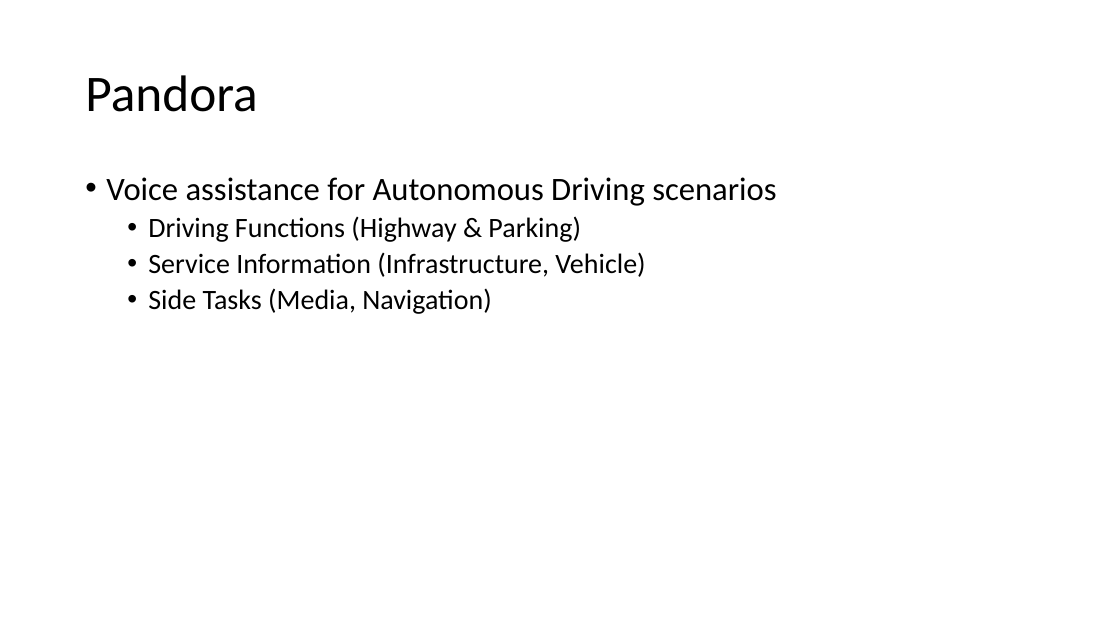
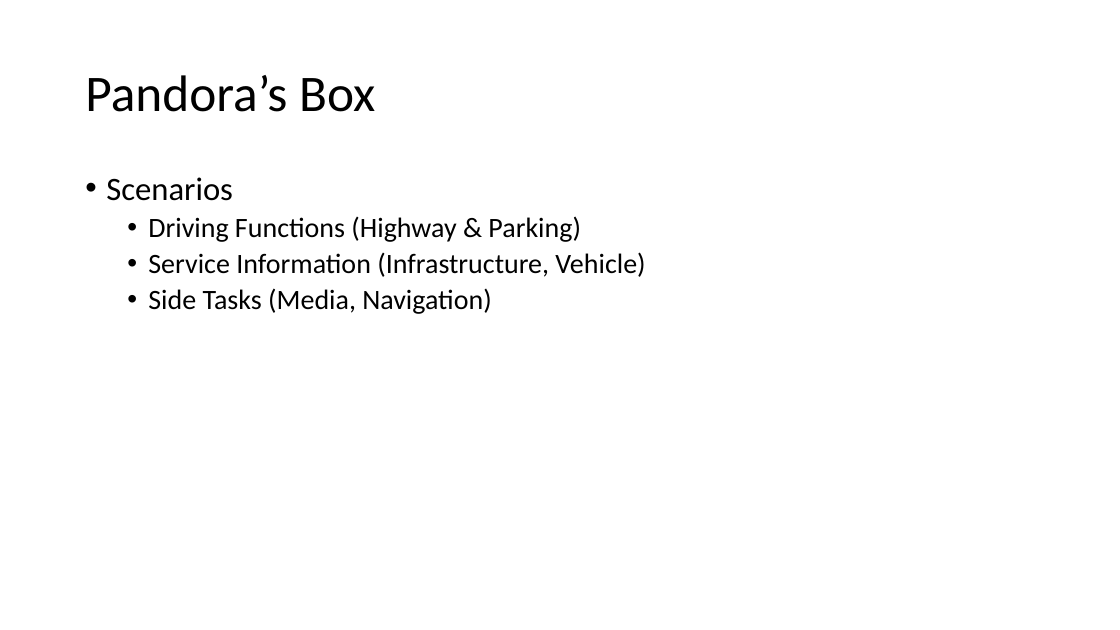
Before and after one commit to olpotkin/CarTalkHack-Luxoft, a slide deck: slide 2 of Presentation.pptx. Drawn at 1120x630 pixels with LibreOffice and Linux fonts; fonts in the diff are those of the drawing. Boxes give left, top, right and bottom in pixels: in the first picture for what was removed or moved away, otherwise in the second. Text is boxed around its words. In the diff, an @@ line names an element or a change of style, - is before the commit and + after.

```diff
--- a/Presentation.pptx
+++ b/Presentation.pptx
@@ title at box(85, 75, 375, 112): text changed @@
-Pandora
+Pandora’s Box
@@ text at box(106, 177, 233, 201): text changed @@
-• Voice assistance for Autonomous Driving scenarios
+• Scenarios
```
Also in this commit, not shown: 4 other slides changed.
